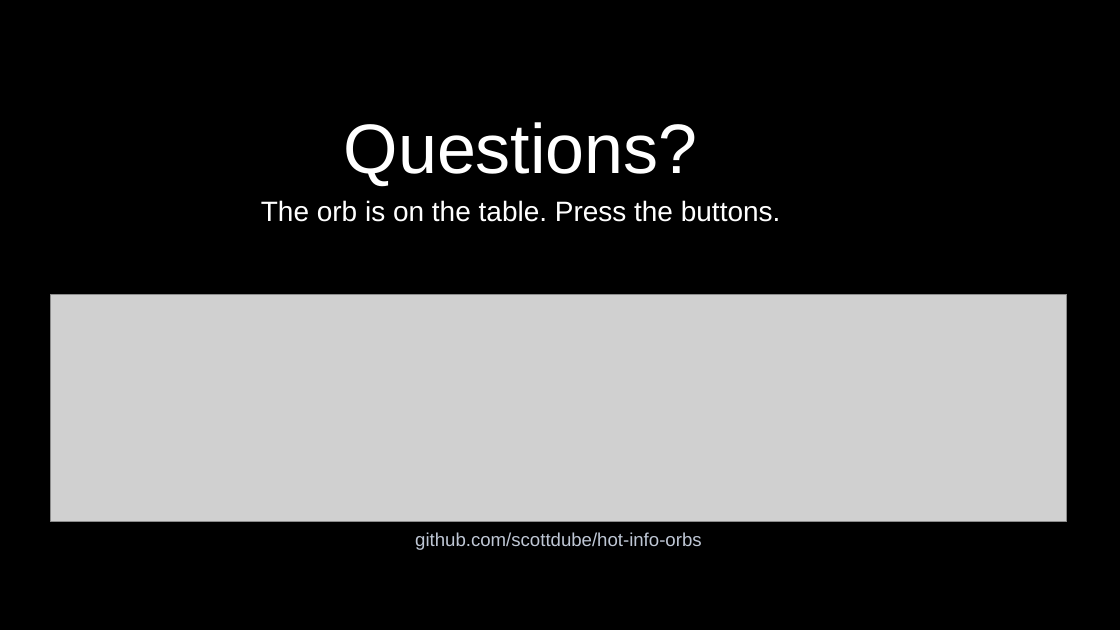
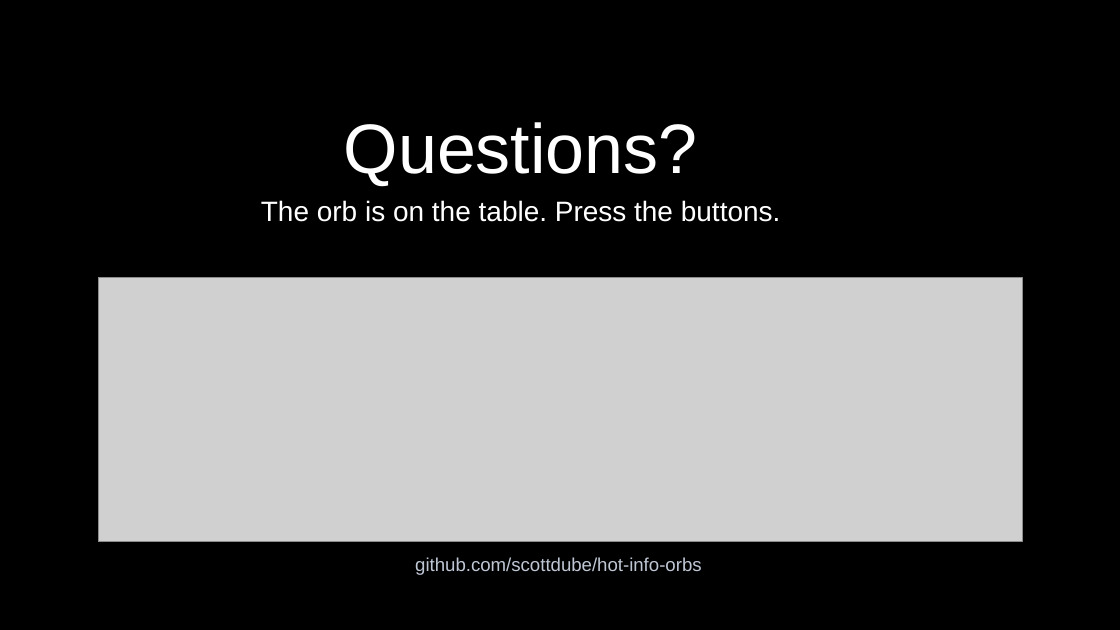
Before and after one commit to scottdube/hot-info-orbs, a slide deck: slide 12 of docs/presentation/HOT-Info-Orbs-Small-Computers-2026-10-27.pptx. Drawn at 1120x630 pixels with LibreOffice and Linux fonts; fonts in the diff are those of the drawing; grey boxes stand for pictures; background and template pictures are left out. Boxes give left, top, right and bottom in pixels: in the first picture for what was removed or moved away, otherwise in the second. Text is boxed around its words. In the diff, an @@ line names an element or a change of style, - is before the commit and + after.

```diff
--- a/docs/presentation/HOT-Info-Orbs-Small-Computers-2026-10-27.pptx
+++ b/docs/presentation/HOT-Info-Orbs-Small-Computers-2026-10-27.pptx
@@ picture: place and size @@
-picture at (50, 294, 1067, 522)
+picture at (98, 277, 1023, 542)
@@ text "github.com/scottdube/hot-info-orbs": place and size @@
-text "github.com/scottdube/hot-info-orbs" at (415, 532, 701, 550)
+text "github.com/scottdube/hot-info-orbs" at (415, 557, 701, 575)
```
Also in this commit, not shown: 4 other slides changed, 13 other files.
